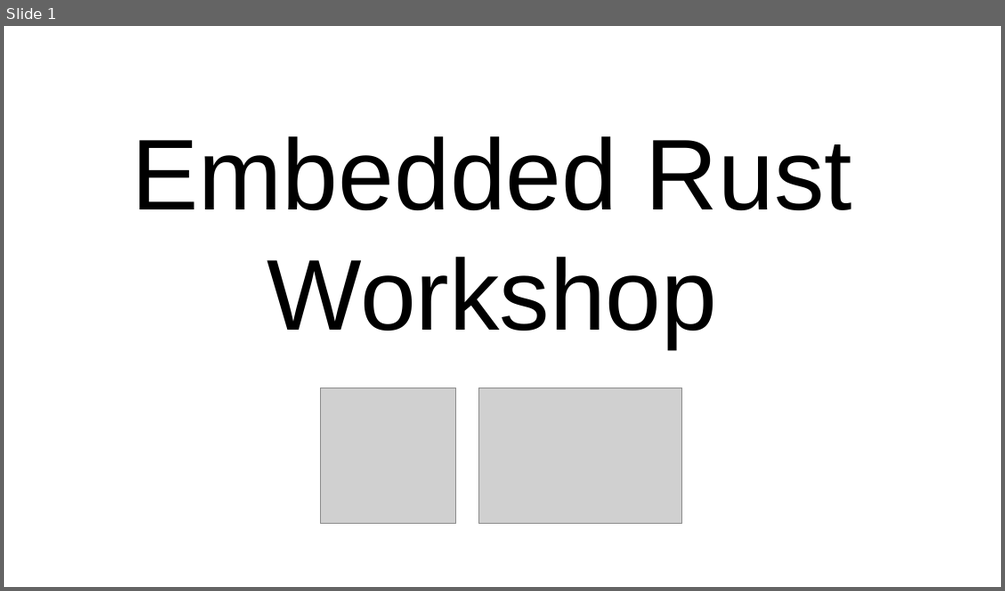
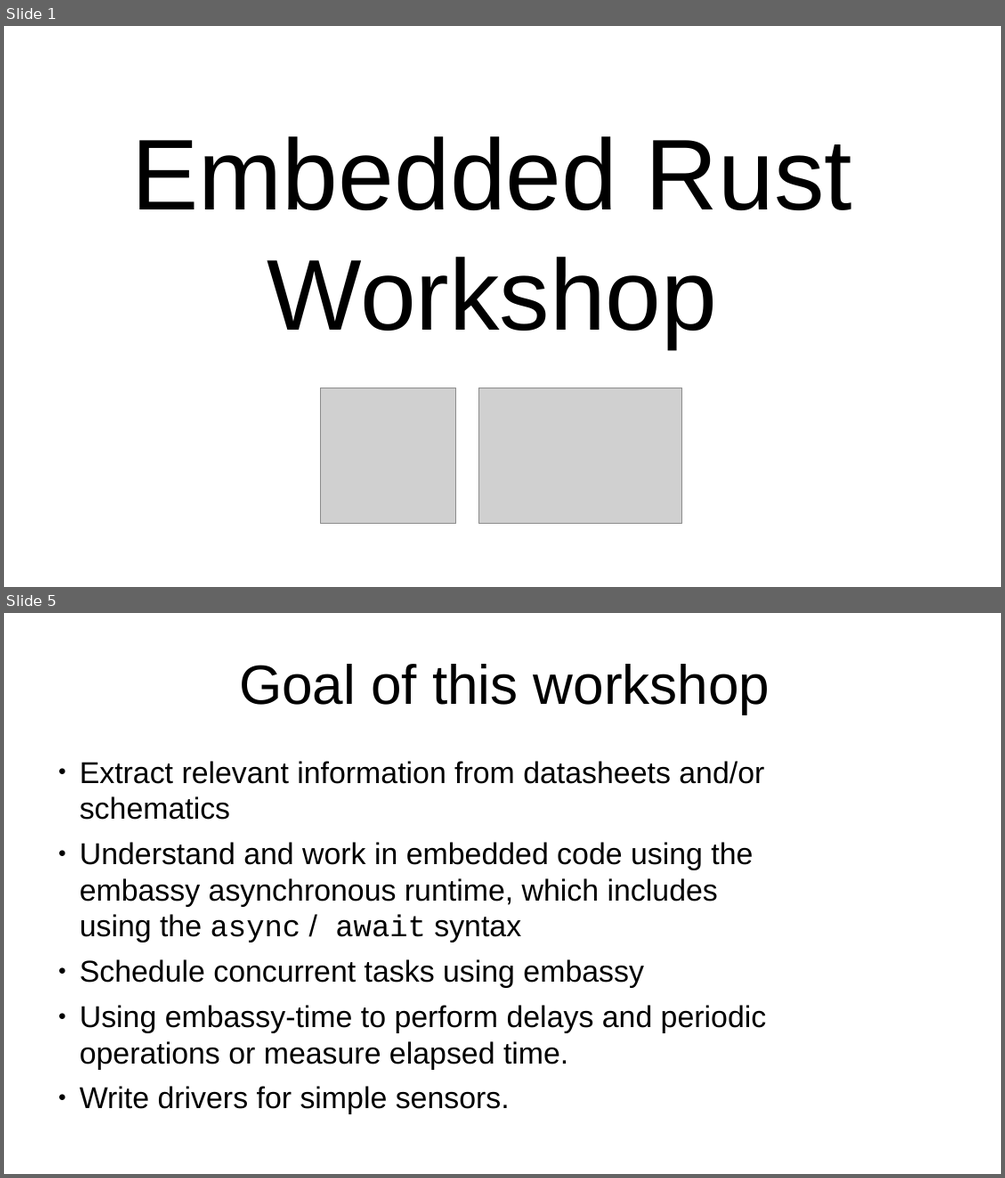
Before and after one commit to us-irs/embedded-rust-workshop, a slide deck: slides/embedded-rust-workshop.odp. Shown one above the other, each under a label of ours: slide 1 before the commit, slides 1 and 5 after it; the slides between them are not shown. The pictures are 1005x591 and 1005x1178 pixels, drawn with LibreOffice and Linux fonts; fonts in the diff are those of the drawing; grey boxes stand for pictures. Boxes give left, top, right and bottom in pixels: in the first picture for what was removed or moved away, otherwise in the second. Text is boxed around its words. In the diff, an @@ line names an element or a change of style, - is before the commit and + after.

```diff
--- a/slides/embedded-rust-workshop.odp
+++ b/slides/embedded-rust-workshop.odp
@@ slide 5 added at (x1=4, y1=613, x2=1001, y2=1174), background #FFFFFF @@
@@ title added at (x1=239, y1=664, x2=770, y2=714), 44 pt, text #000000 @@
+Goal of this workshop
@@ text added at (x1=80, y1=761, x2=767, y2=1114), 24 pt, text #000000 @@
+● Extract relevant information from datasheets and/or schematics
+● Understand and work in embedded code using the embassy asynchronous runtime, which includes using the async / await syntax
+● Schedule concurrent tasks using embassy
+● Using embassy-time to perform delays and periodic operations or measure elapsed time.
+● Write drivers for simple sensors.
```
Also in this commit, not shown: 3 slides changed, 2 other slides added.
